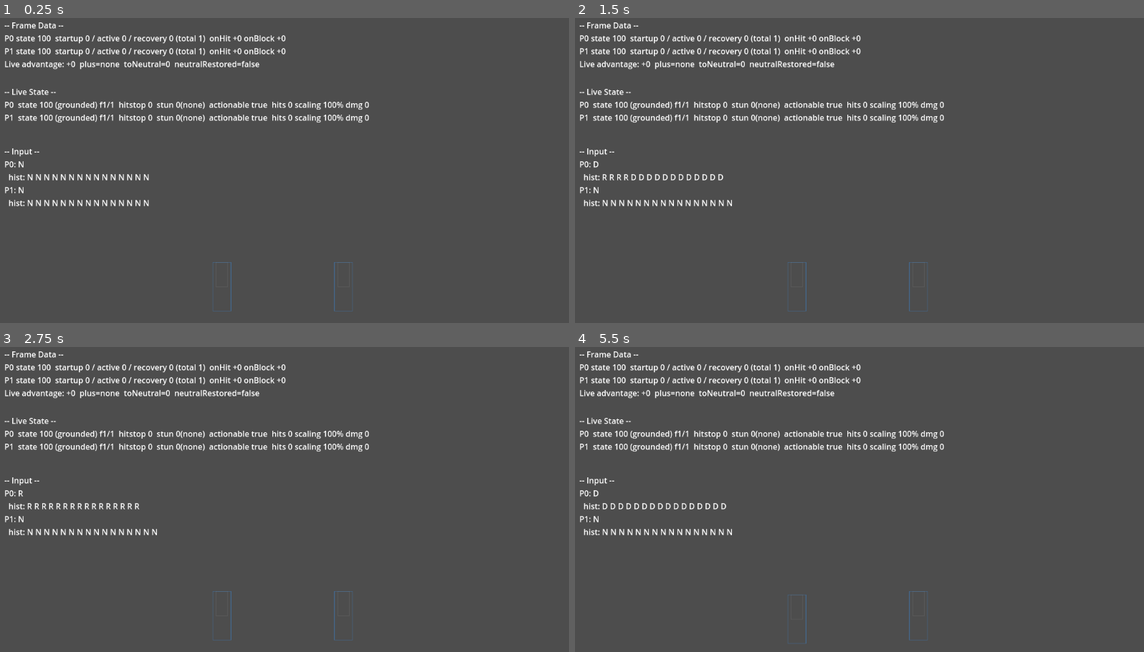
Above: before the commit, frames 1-4 (two rows, left to right).
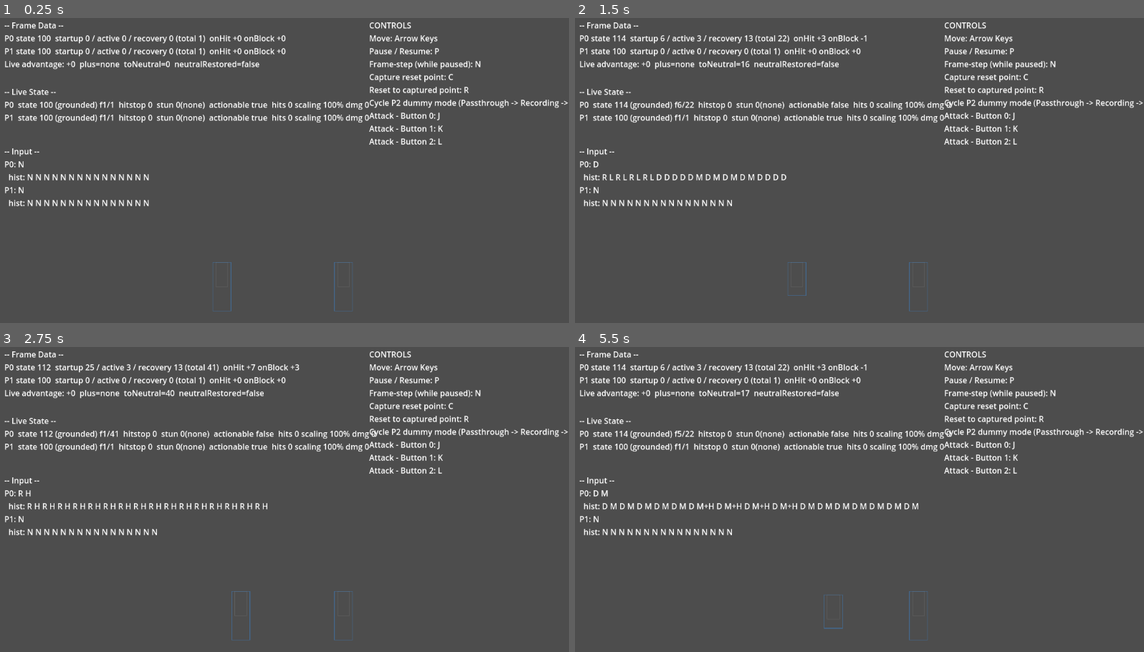
Above: after the commit, the same moments.

Repository: thetitan555/FoggyGlass
Game: Godot game, scene res://scenes/training_mode.tscn
Same seed, same stepped clock (60 frames per second), same inputs: the game is played once before the commit and once after it. This scene is started directly instead of the project's main scene.
Inputs:
- Up to frame 1 (0.25 s): no input
- Up to frame 2 (1.5 s): tap Enter at 0.5 s; hold Right (ui_right) 0.53-1.28 s; hold J (tm_button_0, bound only after the commit) 0.53-1.28 s; tap K (tm_button_1, bound only after the commit) at 0.8, 1.35 s; tap R (tm_do_reset, bound only after the commit) at 1.25 s; hold Down (ui_down) from 1.28 s (still down)
- Up to frame 3 (2.75 s): tap L (tm_button_2, bound only after the commit) at 1.55 s; release Down (ui_down) at 2.03 s; hold Right (ui_right) from 2.03 s (still down); hold L (tm_button_2, bound only after the commit) from 2.03 s (still down); tap M (tm_dummy_mode_cycle, bound only after the commit) at 2.3 s
- Up to frame 4 (5.5 s): release Right (ui_right) at 2.78 s; release L (tm_button_2, bound only after the commit) at 2.78 s; hold Up (ui_up) 2.78-3.53 s; tap M (tm_dummy_mode_cycle, bound only after the commit) at 2.85 s; tap N (tm_step, bound only after the commit) at 3.05 s; hold N (tm_step, bound only after the commit) 3.53-4.28 s; hold Left (ui_left) 3.53-5.03 s; tap J (tm_button_0, bound only after the commit) at 3.8, 4.35 s; tap C (tm_capture_reset, bound only after the commit) at 4.15 s; tap K (tm_button_1, bound only after the commit) at 4.55 s; tap R (tm_do_reset, bound only after the commit) at 4.9 s; hold Down (ui_down) from 5.03 s (still down); hold K (tm_button_1, bound only after the commit) from 5.03 s (still down); tap L (tm_button_2, bound only after the commit) at 5.3 s

The runs differ from the first frame. In frame 1, 1.7% of the frame differs, in the area x 64-100%, y 1-42%; in frame 2, 3.3%; in frame 3, 3.6%, in the area x 4-100%, y 1-97%; in frame 4, 3.5%.

Commit message:
dev: TKT-P1.1-02 — human control surface (bind controls + attack buttons + legend)
Binds each control operation (pause/resume, frame-step, capture-reset,
do-reset, dummy record/playback mode-switch) to a placeholder device/keyboard
control via a new TrainingMode._unhandled_input handler, routed exclusively
through the shell's own set_paused/step_once/capture_reset/do_reset/
set_dummy_mode control methods (never TickHost/TrainingHarness/
RecordPlaybackSource directly), completing training-mode.md's "Human control
surface" section and criterion 13.

Also completes the P1 device sampler: _sample_device_p1 now reads the three
AD-018 attack buttons (BUTTON_0/1/2) in addition to directions, into the same
one raw InputFrame (Tenet 2 — no "P1 is special" type). Adds eight input-map
actions to project.godot (tm_pause/tm_step/tm_capture_reset/tm_do_reset/
tm_dummy_mode_cycle/tm_button_0/1/2) and a minimal on-screen ControlsLegend
Control (game/scenes/controls_legend.gd) that reads key names straight from
Godot's InputMap so it can't drift from the actual bindings, mounted
screen-anchored top-right in training_mode.tscn, clear of the existing HUD
panels and the framed stage.

Headless test_control_surface.gd drives the bound _unhandled_input handler via
synthetic action-press events and asserts each calls the correct shell control
method, and drives the real Input singleton against the tm_button_* actions to
confirm the sampler encodes all three attack-button bits. Operability itself
(a human pressing real hardware controls) remains the separate P1.1
human-inspection gate, not headless-confirmable, per the ticket.

Records latitude (key choices, one cycling key for dummy mode-switch instead
of three, frame-step as an unconditional passthrough with no auto-pause, and
an InputMap-reading legend) at docs/judgment-log.md JC-045, for Architect
ratification.

Diff:
--- a/game/project.godot
+++ b/game/project.godot
@@ -15,6 +15,56 @@
 run/main_scene="res://scenes/main.tscn"
 config/features=PackedStringArray("4.3")
 
+[input]
+
+; TKT-P1.1-02 (training-mode.md "Human control surface" + criterion 13).
+; Placeholder key choices (Developer's, like tuning) — see
+; docs/judgment-log.md for the recorded latitude. Bound in
+; game/scenes/training_mode.gd's _unhandled_input, never read directly by
+; anything sim-side (Tenet 2: the device sampler still emits one raw
+; InputFrame, no "P1 is special" type).
+
+tm_pause={
+"deadzone": 0.5,
+"events": [Object(InputEventKey,"resource_local_to_scene":false,"resource_name":"","device":-1,"window_id":0,"alt_pressed":false,"shift_pressed":false,"ctrl_pressed":false,"meta_pressed":false,"pressed":false,"keycode":80,"physical_keycode":0,"key_label":0,"unicode":0,"location":0,"echo":false,"script":null)
+]
+}
+tm_step={
+"deadzone": 0.5,
+"events": [Object(InputEventKey,"resource_local_to_scene":false,"resource_name":"","device":-1,"window_id":0,"alt_pressed":false,"shift_pressed":false,"ctrl_pressed":false,"meta_pressed":false,"pressed":false,"keycode":78,"physical_keycode":0,"key_label":0,"unicode":0,"location":0,"echo":false,"script":null)
+]
+}
+tm_capture_reset={
+"deadzone": 0.5,
+"events": [Object(InputEventKey,"resource_local_to_scene":false,"resource_name":"","device":-1,"window_id":0,"alt_pressed":false,"shift_pressed":false,"ctrl_pressed":false,"meta_pressed":false,"pressed":false,"keycode":67,"physical_keycode":0,"key_label":0,"unicode":0,"location":0,"echo":false,"script":null)
+]
+}
+tm_do_reset={
+"deadzone": 0.5,
+"events": [Object(InputEventKey,"resource_local_to_scene":false,"resource_name":"","device":-1,"window_id":0,"alt_pressed":false,"shift_pressed":false,"ctrl_pressed":false,"meta_pressed":false,"pressed":false,"keycode":82,"physical_keycode":0,"key_label":0,"unicode":0,"location":0,"echo":false,"script":null)
+]
+}
+tm_dummy_mode_cycle={
+"deadzone": 0.5,
+"events": [Object(InputEventKey,"resource_local_to_scene":false,"resource_name":"","device":-1,"window_id":0,"alt_pressed":false,"shift_pressed":false,"ctrl_pressed":false,"meta_pressed":false,"pressed":false,"keycode":77,"physical_keycode":0,"key_label":0,"unicode":0,"location":0,"echo":false,"script":null)
+]
+}
+tm_button_0={
+"deadzone": 0.5,
+"events": [Object(InputEventKey,"resource_local_to_scene":false,"resource_name":"","device":-1,"window_id":0,"alt_pressed":false,"shift_pressed":false,"ctrl_pressed":false,"meta_pressed":false,"pressed":false,"keycode":74,"physical_keycode":0,"key_label":0,"unicode":0,"location":0,"echo":false,"script":null)
+]
+}
+tm_button_1={
+"deadzone": 0.5,
+"events": [Object(InputEventKey,"resource_local_to_scene":false,"resource_name":"","device":-1,"window_id":0,"alt_pressed":false,"shift_pressed":false,"ctrl_pressed":false,"meta_pressed":false,"pressed":false,"keycode":75,"physical_keycode":0,"key_label":0,"unicode":0,"location":0,"echo":false,"script":null)
+]
+}
+tm_button_2={
+"deadzone": 0.5,
+"events": [Object(InputEventKey,"resource_local_to_scene":false,"resource_name":"","device":-1,"window_id":0,"alt_pressed":false,"shift_pressed":false,"ctrl_pressed":false,"meta_pressed":false,"pressed":false,"keycode":76,"physical_keycode":0,"key_label":0,"unicode":0,"location":0,"echo":false,"script":null)
+]
+}
+
 [rendering]
 
 renderer/rendering_method="gl_compatibility"
--- /dev/null
+++ b/game/scenes/controls_legend.gd
@@ -0,0 +1,68 @@
+extends Control
+class_name ControlsLegend
+
+## TKT-P1.1-02 — minimal on-screen controls legend (training-mode.md "Human
+## control surface" + criterion 13: "The bound controls are surfaced on
+## screen"). Lists every bound control so a human can discover them without
+## reading code.
+##
+## NOT a readout overlay (training-mode.md's "Readout layer" is all
+## InspectionView-derived sim truth). This is operability UI: it reads only
+## Godot's own InputMap for the action -> key text, never InspectionView or
+## any sim-internal type — so it carries no seam dependency at all (there is
+## nothing here for criterion 10's grep to catch). Reading InputMap directly
+## (rather than hardcoding key names) also means the legend can never drift
+## out of sync with the actual bindings in project.godot.
+##
+## Kept deliberately minimal per the ticket's scope guard ("legibility of the
+## instrument, not UI polish"): one Label, static text, no interactivity.
+
+## Action name -> short description, in the order the legend renders them.
+## Directions aren't one of THIS ticket's bindings (ui_up/down/left/right are
+## Godot's pre-existing built-in actions, already sampled by
+## TrainingMode._sample_device_p1), but a human needs both to operate a
+## session, so "Move" is listed as a plain leading line below, not looked up
+## via InputMap.
+const _ACTIONS: Array = [
+	["tm_pause", "Pause / Resume"],
+	["tm_step", "Frame-step (while paused)"],
+	["tm_capture_reset", "Capture reset point"],
+	["tm_do_reset", "Reset to captured point"],
+	["tm_dummy_mode_cycle", "Cycle P2 dummy mode (Passthrough -> Recording -> Playback)"],
+	["tm_button_0", "Attack - Button 0"],
+	["tm_button_1", "Attack - Button 1"],
+	["tm_button_2", "Attack - Button 2"],
+]
+
+@onready var _label: Label = $Label
+
+
+func _ready() -> void:
+	_label.text = build_legend_text()
+
+
+## Pure text builder (headlessly testable without a live Label node): one line
+## per bound action, plus the built-in movement keys, with key names read
+## straight from Godot's InputMap.
+static func build_legend_text() -> String:
+	var lines: PackedStringArray = PackedStringArray(["CONTROLS", "Move: Arrow Keys"])
+	for entry in _ACTIONS:
+		var action: String = entry[0]
+		var desc: String = entry[1]
+		lines.append("%s: %s" % [desc, key_names_for(action)])
+	return "\n".join(lines)
+
+
+## The human-readable key name(s) bound to an action, joined with "/" (an
+## action may carry more than one event). "(unbound)" if project.godot's input
+## map doesn't define the action at all, so a misconfigured map shows up in
+## the legend itself instead of silently rendering blank.
+static func key_names_for(action: StringName) -> String:
+	if not InputMap.has_action(action):
+		return "(unbound)"
+	var names: PackedStringArray = PackedStringArray()
+	for event in InputMap.action_get_events(action):
+		names.append(event.as_text())
+	if names.is_empty():
+		return "(unbound)"
+	return "/".join(names)
--- a/game/scenes/training_mode.gd
+++ b/game/scenes/training_mode.gd
@@ -177,6 +177,12 @@
 	_source_p2.produce_next()
 
 
+## TKT-P1.1-02 (training-mode.md "Complete the P1 device sampler"; AD-018).
+## Samples directions AND the three attack buttons into ONE raw InputFrame —
+## still exactly the one InputSource shape (Tenet 2): no "P1 is special" type,
+## no move/button-label semantics here (those live in the character's
+## button_map, AD-018/AD-002). The three tm_button_* actions are placeholder
+## key bindings (project.godot; see docs/judgment-log.md).
 func _sample_device_p1() -> int:
 	var frame: int = InputFrame.NEUTRAL
 	if Input.is_action_pressed("ui_up"):
@@ -187,11 +193,63 @@
 		frame |= InputFrame.LEFT
 	if Input.is_action_pressed("ui_right"):
 		frame |= InputFrame.RIGHT
+	if Input.is_action_pressed("tm_button_0"):
+		frame |= InputFrame.BUTTON_0
+	if Input.is_action_pressed("tm_button_1"):
+		frame |= InputFrame.BUTTON_1
+	if Input.is_action_pressed("tm_button_2"):
+		frame |= InputFrame.BUTTON_2
 	return InputFrame.mask(frame)
 
 
 func _on_ticked(tick: int) -> void:
 	ticked.emit(tick)
+
+
+# ---------------------------------------------------------------------------
+# TKT-P1.1-02 — human control surface (training-mode.md "Human control
+# surface" + criterion 13). Binds each control operation to a device/keyboard
+# control (the tm_* input-map actions, project.godot), routed EXCLUSIVELY
+# through this shell's own control methods below (never TickHost/
+# TrainingHarness/RecordPlaybackSource directly — mirrors the read-only rule
+# on the inspection side, criterion 10). Key choice is placeholder latitude
+# (docs/judgment-log.md).
+# ---------------------------------------------------------------------------
+
+## Which player index the dummy-mode-cycle control affects. P2 (index 1) is
+## "the dummy" (training-mode.md "Control layer" → Record/playback dummy) —
+## P1 stays the human's own passthrough source. A future session that wants to
+## cycle P1's mode instead can still do so via set_dummy_mode(0, ...) directly
+## (unaffected by this binding).
+const _DUMMY_CONTROL_PLAYER_INDEX: int = 1
+
+func _unhandled_input(event: InputEvent) -> void:
+	if event.is_action_pressed("tm_pause"):
+		set_paused(not is_paused())
+	elif event.is_action_pressed("tm_step"):
+		step_once()
+	elif event.is_action_pressed("tm_capture_reset"):
+		capture_reset()
+	elif event.is_action_pressed("tm_do_reset"):
+		do_reset()
+	elif event.is_action_pressed("tm_dummy_mode_cycle"):
+		_cycle_dummy_mode()
+
+
+## Cycles the dummy's mode PASSTHROUGH -> RECORDING -> PLAYBACK -> PASSTHROUGH
+## on each press — "dummy record/playback mode-switch" as a single reachable
+## control (the ticket's one operation), rather than three separate keys.
+## Routed through this shell's own set_dummy_mode/get_dummy_mode (never
+## RecordPlaybackSource directly).
+func _cycle_dummy_mode() -> void:
+	var modes: Array = [
+		RecordPlaybackSource.Mode.PASSTHROUGH,
+		RecordPlaybackSource.Mode.RECORDING,
+		RecordPlaybackSource.Mode.PLAYBACK,
+	]
+	var current: int = get_dummy_mode(_DUMMY_CONTROL_PLAYER_INDEX)
+	var next_idx: int = (modes.find(current) + 1) % modes.size()
+	set_dummy_mode(_DUMMY_CONTROL_PLAYER_INDEX, modes[next_idx])
 
 
 # ---------------------------------------------------------------------------
--- a/game/scenes/training_mode.tscn
+++ b/game/scenes/training_mode.tscn
@@ -6,6 +6,7 @@
 [ext_resource type="Script" path="res://scenes/overlays/frame_data_panel.gd" id="4_framedata"]
 [ext_resource type="Script" path="res://scenes/overlays/live_state_panel.gd" id="5_livestate"]
 [ext_resource type="Script" path="res://scenes/overlays/input_history_panel.gd" id="6_inputhistory"]
+[ext_resource type="Script" path="res://scenes/controls_legend.gd" id="7_legend"]
 
 [node name="TrainingMode" type="Node2D"]
 script = ExtResource("1_shell")
@@ -57,3 +58,17 @@
 layout_mode = 0
 offset_right = 684.0
 offset_bottom = 100.0
+
+[node name="ControlsLegend" type="Control" parent="."]
+layout_mode = 3
+anchors_preset = 0
+offset_left = 750.0
+offset_top = 16.0
+offset_right = 1136.0
+offset_bottom = 260.0
+script = ExtResource("7_legend")
+
+[node name="Label" type="Label" parent="ControlsLegend"]
+layout_mode = 0
+offset_right = 386.0
+offset_bottom = 244.0
--- /dev/null
+++ b/game/tests/test_control_surface.gd
@@ -0,0 +1,179 @@
+extends SceneTree
+
+## Headless test for TKT-P1.1-02 (human control surface).
+## training-mode.md → "Human control surface (operability — P1.1)" + criterion
+## 13; AD-018 (three attack buttons at the input layer).
+##
+## Binds each control operation to a device/keyboard input-map action, routed
+## through the TrainingMode shell's OWN control methods (never TickHost/
+## TrainingHarness/RecordPlaybackSource directly — the same seam rule as
+## criterion 10), and completes the P1 device sampler with the three attack
+## buttons.
+##
+## OPERABILITY ITSELF (a human pressing real hardware controls) is confirmed
+## at the human-inspection gate, not here — the ticket is explicit that this
+## is not headless-confirmable. What IS headless-checkable, and what this test
+## drives, is that the bound handler (`TrainingMode._unhandled_input`,
+## exercised via a synthetic action-press event) calls the correct shell
+## control method, and that the device sampler encodes the three attack-button
+## bits.
+##
+## Run:  godot --headless --path game -s res://tests/test_control_surface.gd
+## Exits non-zero on any failure so a harness/CI can gate on it.
+
+var _failures: int = 0
+var _checks: int = 0
+
+
+func _init() -> void:
+	await _run()
+	MoveRegistry.clear()
+	if _failures == 0:
+		print("[test_control_surface] OK — %d checks passed" % _checks)
+		quit(0)
+	else:
+		printerr("[test_control_surface] FAIL — %d of %d checks failed" % [_failures, _checks])
+		quit(1)
+
+
+func _eq(actual, expected, msg: String) -> void:
+	_checks += 1
+	if actual != expected:
+		_failures += 1
+		printerr("  FAIL: %s  (got %s, expected %s)" % [msg, str(actual), str(expected)])
+
+
+func _true(cond: bool, msg: String) -> void:
+	_eq(cond, true, msg)
+
+
+func _run() -> void:
+	await _test_pause_action_toggles_through_shell()
+	await _test_step_action_advances_one_tick_through_shell()
+	await _test_reset_actions_through_shell()
+	await _test_dummy_mode_cycle_action_through_shell()
+	_test_device_sampler_encodes_attack_buttons()
+	_test_input_map_actions_are_registered()
+
+
+## A synthetic action-press event. `InputEventAction.is_action_pressed()`
+## compares directly against its OWN `action`/`pressed` fields (Godot special-
+## cases InputEventAction in InputMap's action-status lookup specifically so
+## it can be used to simulate an action without a registered physical binding)
+## — so this reproduces exactly what a real hardware key bound to that action
+## would deliver to `_unhandled_input`, without needing a live window/device.
+func _press(action: String) -> InputEventAction:
+	var ev := InputEventAction.new()
+	ev.action = action
+	ev.pressed = true
+	return ev
+
+
+func _test_pause_action_toggles_through_shell() -> void:
+	var tm := await _make_shell()
+	_true(not tm.is_paused(), "fresh shell is not paused")
+	tm._unhandled_input(_press("tm_pause"))
+	_true(tm.is_paused(), "tm_pause action pauses through the shell's set_paused")
+	tm._unhandled_input(_press("tm_pause"))
+	_true(not tm.is_paused(), "a second tm_pause action resumes (toggle)")
+	tm.get_parent().queue_free()
+
+
+func _test_step_action_advances_one_tick_through_shell() -> void:
+	var tm := await _make_shell()
+	tm.set_paused(true)
+	var t0: int = tm.inspection_view().tick()
+	tm._unhandled_input(_press("tm_step"))
+	_eq(tm.inspection_view().tick(), t0 + 1, "tm_step action advances exactly one tick through step_once()")
+	tm.get_parent().queue_free()
+
+
+func _test_reset_actions_through_shell() -> void:
+	var tm := await _make_shell()
+	for _k in range(3):
+		tm.step_once()
+	tm._unhandled_input(_press("tm_capture_reset"))
+	_true(tm.has_reset_point(), "tm_capture_reset action calls capture_reset() through the shell")
+	var tick_at_capture: int = tm.inspection_view().tick()
+	for _k in range(5):
+		tm.step_once()
+	tm._unhandled_input(_press("tm_do_reset"))
+	_eq(tm.inspection_view().tick(), tick_at_capture, "tm_do_reset action calls do_reset() through the shell")
+	tm.get_parent().queue_free()
+
+
+func _test_dummy_mode_cycle_action_through_shell() -> void:
+	var tm := await _make_shell()
+	_eq(tm.get_dummy_mode(1), RecordPlaybackSource.Mode.PASSTHROUGH, "P2 dummy starts PASSTHROUGH")
+	tm._unhandled_input(_press("tm_dummy_mode_cycle"))
+	_eq(tm.get_dummy_mode(1), RecordPlaybackSource.Mode.RECORDING,
+		"first tm_dummy_mode_cycle action -> RECORDING, through the shell's set_dummy_mode")
+	tm._unhandled_input(_press("tm_dummy_mode_cycle"))
+	_eq(tm.get_dummy_mode(1), RecordPlaybackSource.Mode.PLAYBACK, "second cycle -> PLAYBACK")
+	tm._unhandled_input(_press("tm_dummy_mode_cycle"))
+	_eq(tm.get_dummy_mode(1), RecordPlaybackSource.Mode.PASSTHROUGH, "third cycle wraps back to PASSTHROUGH")
+	tm.get_parent().queue_free()
+
+
+## AD-018 / training-mode.md "Complete the P1 device sampler." Drives real
+## Input singleton state (Input.action_press) against the tm_button_* actions
+## registered in project.godot's [input] map and confirms the sampler encodes
+## all three attack-button bits (plus a direction) into the ONE InputFrame —
+## same shape, no per-button special casing (Tenet 2).
+func _test_device_sampler_encodes_attack_buttons() -> void:
+	var tm := TrainingMode.new()
+	_eq(tm._sample_device_p1(), InputFrame.NEUTRAL, "no input pressed -> NEUTRAL")
+
+	Input.action_press("tm_button_0")
+	_eq(tm._sample_device_p1(), InputFrame.BUTTON_0, "tm_button_0 encodes BUTTON_0")
+	Input.action_release("tm_button_0")
+
+	Input.action_press("tm_button_1")
+	_eq(tm._sample_device_p1(), InputFrame.BUTTON_1, "tm_button_1 encodes BUTTON_1")
+	Input.action_release("tm_button_1")
+
+	Input.action_press("tm_button_2")
+	_eq(tm._sample_device_p1(), InputFrame.BUTTON_2, "tm_button_2 encodes BUTTON_2")
+	Input.action_release("tm_button_2")
+
+	# All three attack buttons plus a direction at once — still ONE raw
+	# InputFrame composed by OR, exactly like the existing direction bits.
+	Input.action_press("ui_left")
+	Input.action_press("tm_button_0")
+	Input.action_press("tm_button_1")
+	Input.action_press("tm_button_2")
+	var combined: int = tm._sample_device_p1()
+	_eq(combined, InputFrame.LEFT | InputFrame.BUTTON_0 | InputFrame.BUTTON_1 | InputFrame.BUTTON_2,
+		"directions + all three attack buttons compose into one InputFrame")
+	Input.action_release("ui_left")
+	Input.action_release("tm_button_0")
+	Input.action_release("tm_button_1")
+	Input.action_release("tm_button_2")
+	_eq(tm._sample_device_p1(), InputFrame.NEUTRAL, "releasing all inputs returns to NEUTRAL (no stuck state)")
+	tm.free()
+
+
+## Sanity that the placeholder key bindings this ticket adds actually exist in
+## project.godot's input map (distinct from the _press()-driven tests above,
+## which don't need InputMap registration to pass) — guards against a typo'd
+## action name silently doing nothing for a real key press.
+func _test_input_map_actions_are_registered() -> void:
+	for action in ["tm_pause", "tm_step", "tm_capture_reset", "tm_do_reset",
+			"tm_dummy_mode_cycle", "tm_button_0", "tm_button_1", "tm_button_2"]:
+		_true(InputMap.has_action(action), "%s is registered in project.godot's input map" % action)
+
+
+## Mirrors test_training_mode_shell.gd's _make_shell(): a bare TrainingMode
+## with just the TickHost child it needs, rooted under the live scene tree so
+## @onready resolves and _ready() runs. No overlays mounted — control-surface
+## behavior doesn't depend on them.
+func _make_shell() -> TrainingMode:
+	var tm := TrainingMode.new()
+	var host := TickHost.new()
+	host.name = "TickHost"
+	tm.add_child(host)
+	var root := Node.new()
+	root.add_child(tm)
+	get_root().add_child(root)
+	await process_frame
+	return tm
Not shown: 1 places in game/scenes/training_mode.tscn that only renumber resources
Not shown, changed: docs/judgment-log.md
